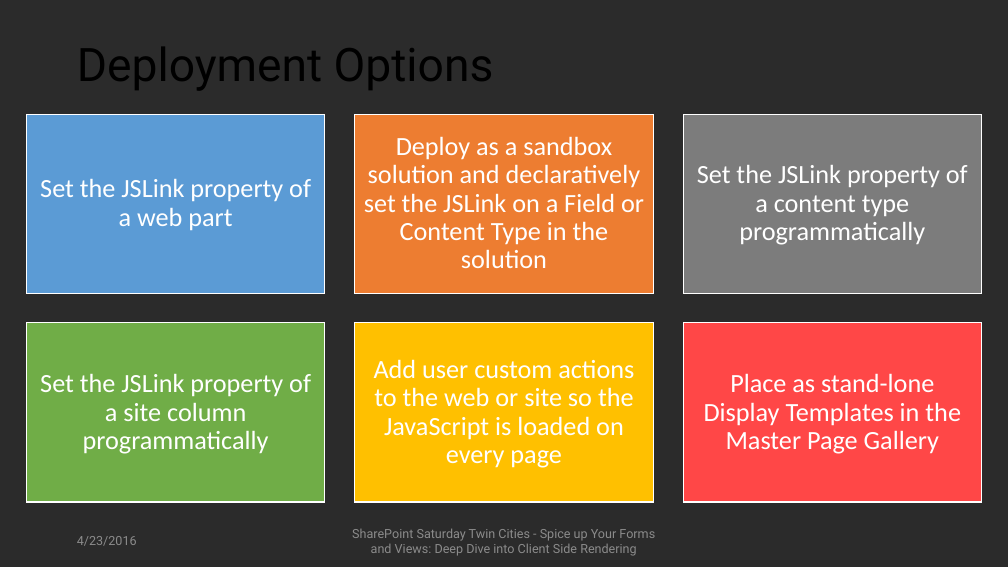
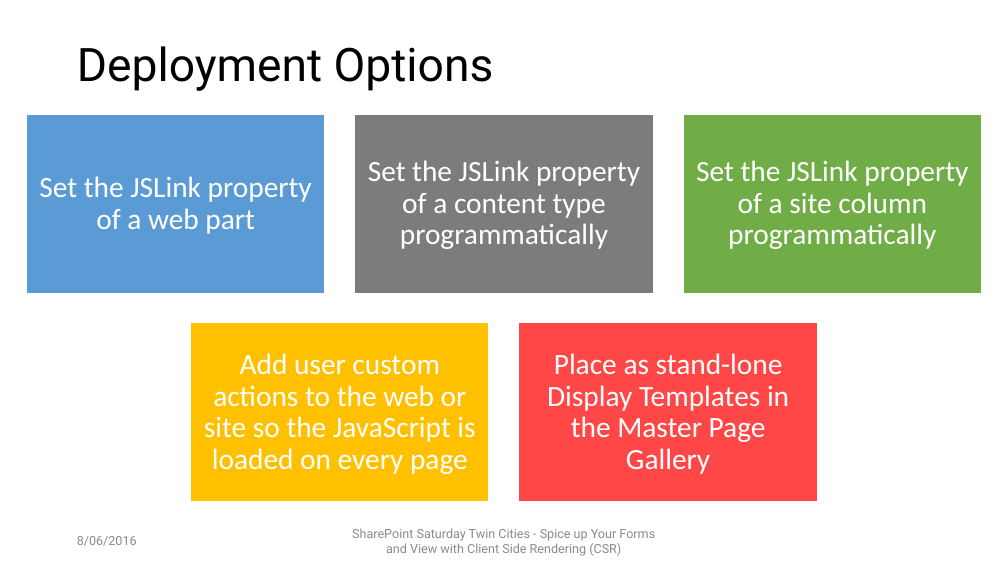
Before and after one commit to mcsheaj/CSRDemos, a slide deck: slide 18 of SPSPittsburgh_CSR.pptx (slide 15 before the commit). Drawn at 1008x567 pixels with LibreOffice and Linux fonts; fonts in the diff are those of the drawing; background and template pictures are left out; a plain dark background stands for a picture behind light text. Boxes give left, top, right and bottom in pixels: in the first picture for what was removed or moved away, otherwise in the second. Text is boxed around its words. In the diff, an @@ line names an element or a change of style, - is before the commit and + after.

```diff
--- a/SPSPittsburgh_CSR.pptx
+++ b/SPSPittsburgh_CSR.pptx
@@ background picture (left out) to #FFFFFF @@
@@ rectangle at (355,114,653,293): fill #ED7D31 to #7C7C7C @@
@@ rectangle at (684,114,982,293): fill #7C7C7C to #70AD47 @@
@@ text at (368,160,640,249): text changed; size 25 to 28 pt @@
-Deploy as a sandbox solution and declaratively set the JSLink on a Field or Content Type in the solution
+Set the JSLink property of a content type programmatically
@@ text at (696,160,968,249): text changed; size 25 to 28 pt @@
-Set the JSLink property of a content type programmatically
+Set the JSLink property of a site column programmatically
@@ rectangle removed at (26,323,325,502) @@
@@ size 25 to 28 pt; more space between paragraphs in 3 elements at (39,176,312,234), (204,353,475,474), (547,353,789,474) @@
@@ 2 texts, 2 rectangles: place and size @@
-2 texts, 2 rectangles at (355,323,982,502)
+2 texts, 2 rectangles at (191,323,817,502)
@@ text removed at (40,374,311,454) @@
-Set the JSLink property of a site column programmatically
@@ text at (77,536,137,546): text changed @@
-4/23/2016
+8/06/2016
@@ text at (352,528,655,556): text changed @@
-SharePoint Saturday Twin Cities - Spice up Your Forms and Views: Deep Dive into Client Side Rendering
+SharePoint Saturday Twin Cities - Spice up Your Forms and View with Client Side Rendering (CSR)
```
Also in this commit, not shown: 21 other slides changed, 6 slides added, 4 slides removed.
